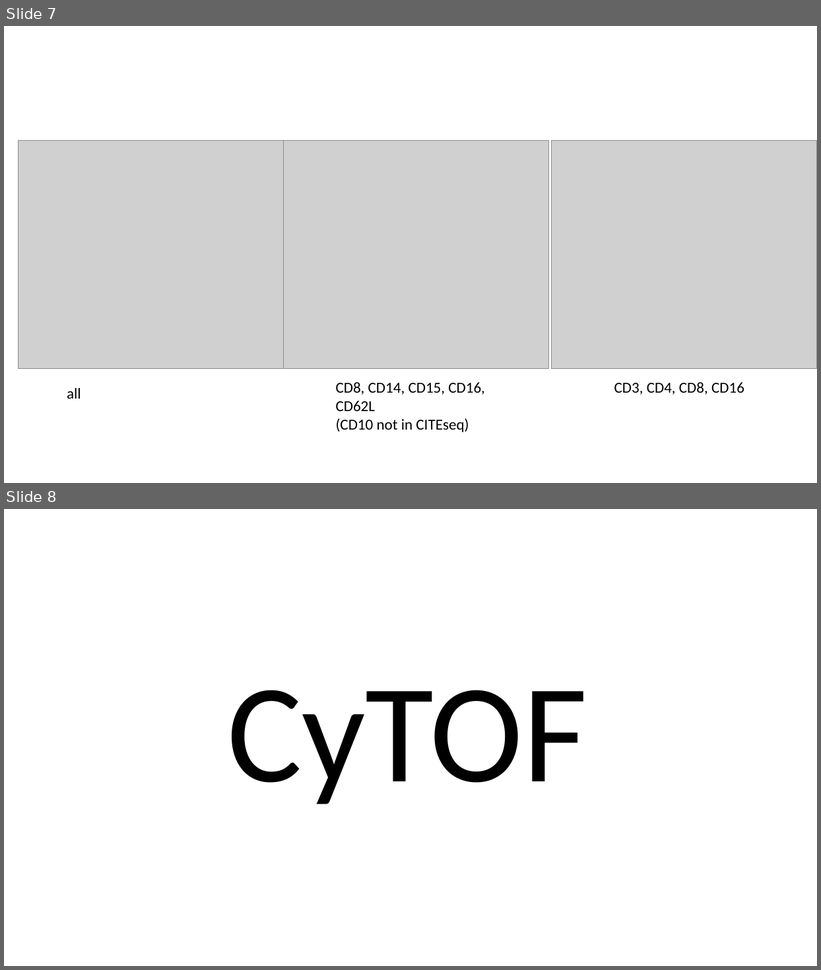
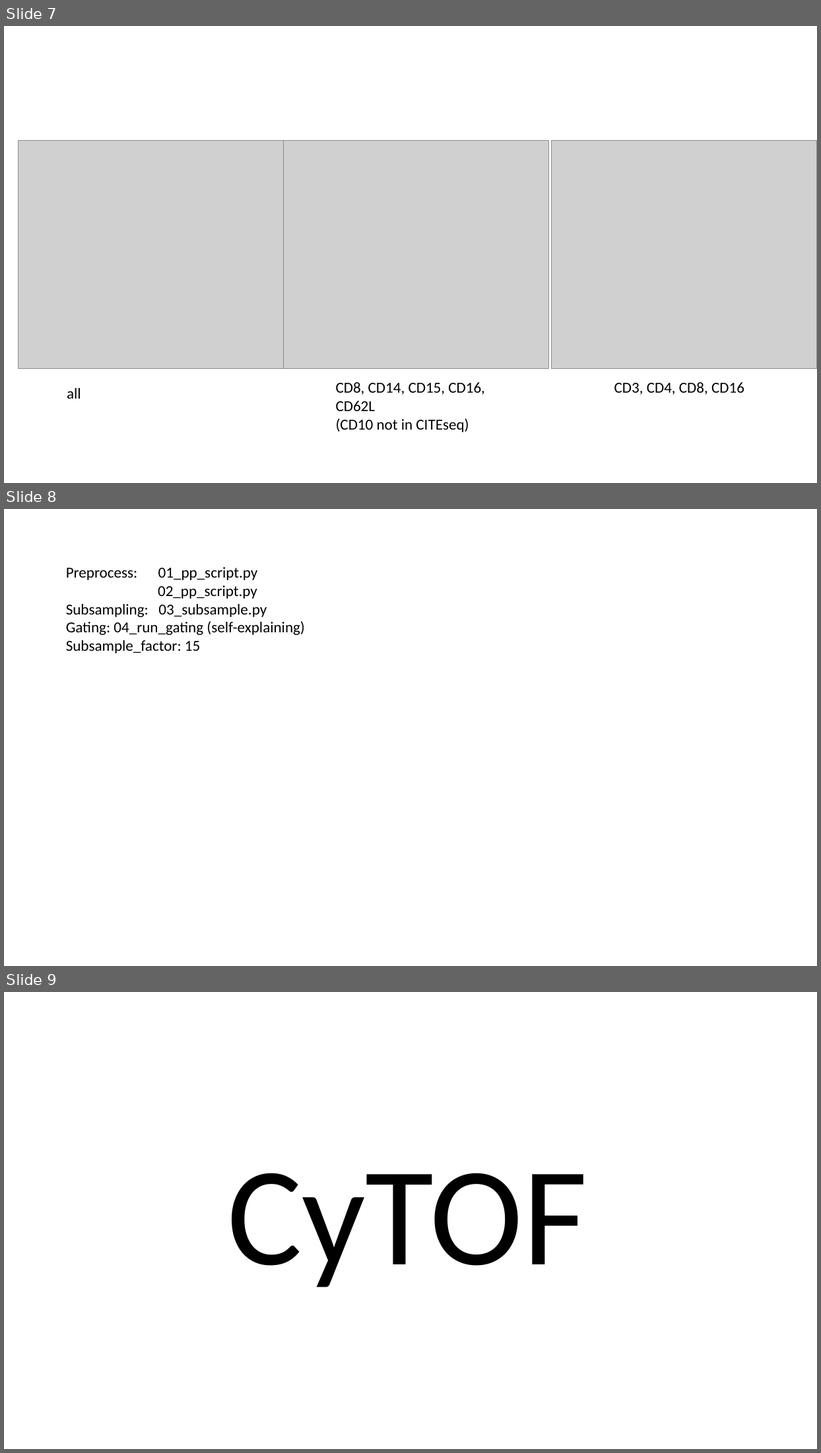
Before and after one commit to buettnerlab/reproducibility_convex_gating, a slide deck: CITEseq_Covid/pp_CITEseq.pptx. Shown one above the other, each under a label of ours: slides 7 and 8 before the commit, slides 7, 8 and 9 after it. The pictures are 821x970 and 821x1453 pixels, drawn with LibreOffice and Linux fonts; fonts in the diff are those of the drawing; grey boxes stand for pictures. Boxes give left, top, right and bottom in pixels: in the first picture for what was removed or moved away, otherwise in the second. Text is boxed around its words. In the diff, an @@ line names an element or a change of style, - is before the commit and + after.

```diff
--- a/CITEseq_Covid/pp_CITEseq.pptx
+++ b/CITEseq_Covid/pp_CITEseq.pptx
@@ slide 8 added at (x1=4, y1=509, x2=817, y2=966), background #FFFFFF @@
@@ text added at (x1=66, y1=567, x2=305, y2=654), 18 pt, text #000000 @@
+Preprocess: 01_pp_script.py
+02_pp_script.py
+Subsampling: 03_subsample.py
+Gating: 04_run_gating (self-explaining)
+Subsample_factor: 15
@@ what was slide 8 is now slide 9 @@
```
Also in this commit, not shown: 1 slide changed, 1 other slide added.
